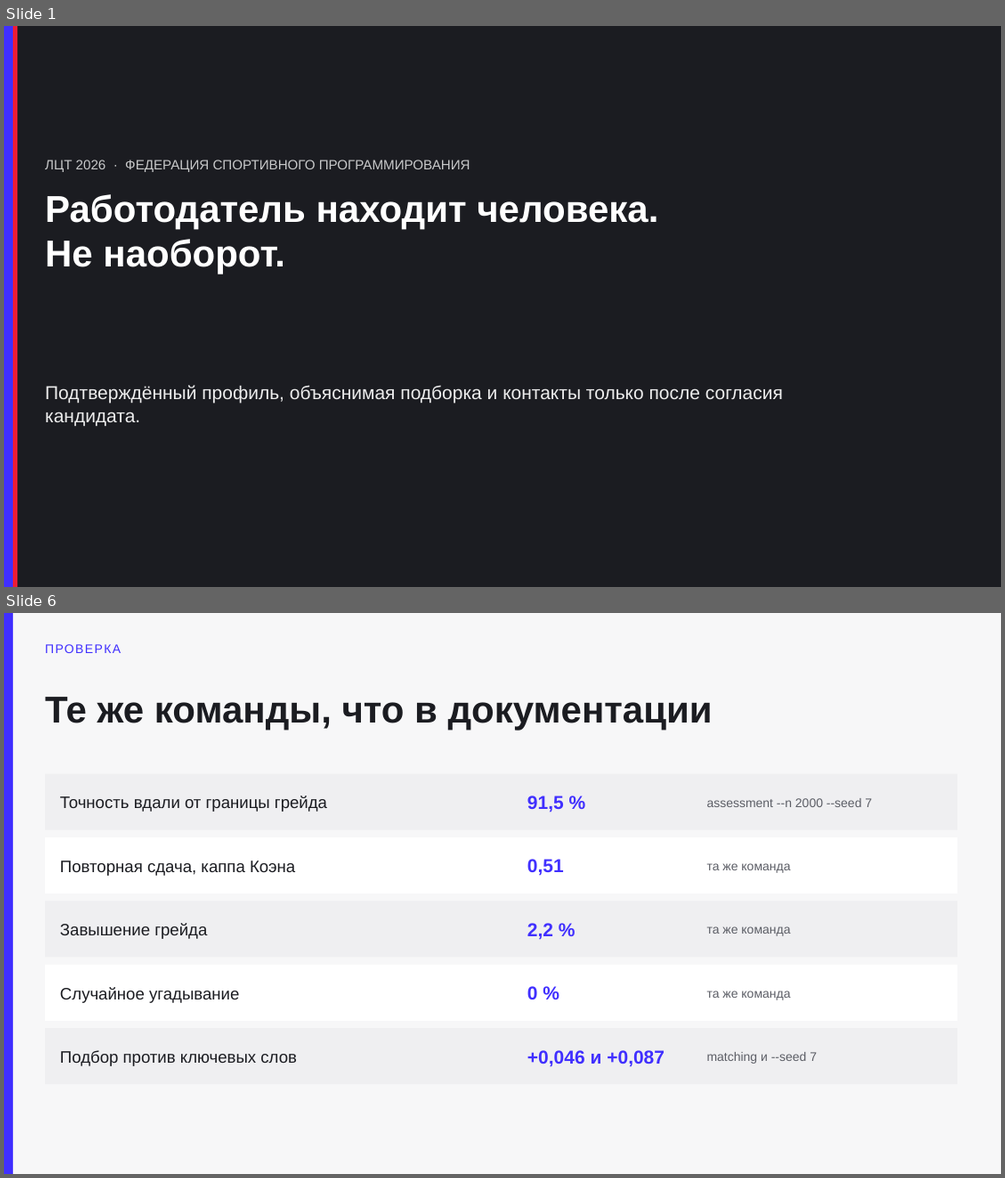
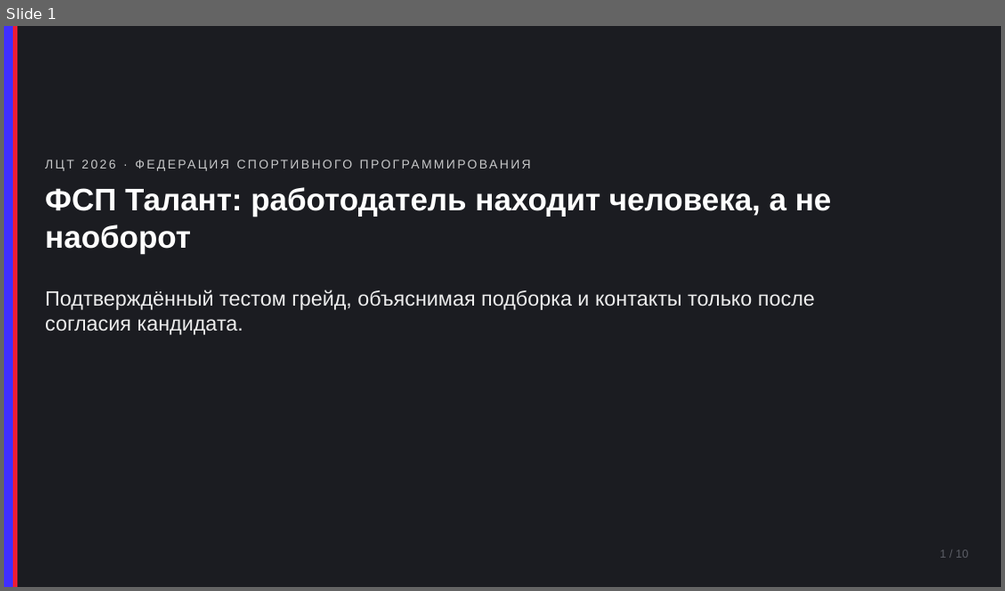
Before and after one commit to KonkovDV/fsp-talent, a slide deck: docs/pitch.pptx. Shown one above the other, each under a label of ours: slides 1 and 6 before the commit, slide 1 after it; the slides between them are not shown. The pictures are 1005x1178 and 1005x591 pixels, drawn with LibreOffice and Linux fonts; fonts in the diff are those of the drawing. Boxes give left, top, right and bottom in pixels: in the first picture for what was removed or moved away, otherwise in the second. Text is boxed around its words. In the diff, an @@ line names an element or a change of style, - is before the commit and + after.

Commit message:
Питч переделан на десять слайдов со скриншотами стенда: HTML, PPTX и PDF собираются из одного источника, у каждой цифры есть команда, а пример оси ФСП закреплён тестом.

```diff
--- a/docs/pitch.pptx
+++ b/docs/pitch.pptx
@@ slide 6 removed at (4, 613, 1001, 1174), background #F7F7F8 @@
@@ rectangle removed at (4, 613, 13, 1174) @@
@@ text removed at (45, 637, 942, 661) @@
-ПРОВЕРКА
@@ text removed at (45, 697, 712, 730) @@
-Те же команды, что в документации
@@ rectangle removed at (45, 774, 957, 830) @@
@@ text removed at (60, 795, 327, 811) @@
-Точность вдали от границы грейда
@@ text removed at (527, 795, 564, 812) @@
-91,5 %
@@ text removed at (707, 798, 872, 807) @@
-assessment --n 2000 --seed 7
@@ rectangle removed at (45, 837, 957, 893) @@
@@ text removed at (60, 860, 295, 876) @@
-Повторная сдача, каппа Коэна
@@ text removed at (527, 859, 564, 876) @@
-0,51
@@ text removed at (707, 863, 790, 873) @@
-та же команда
@@ rectangle removed at (45, 900, 957, 957) @@
@@ text removed at (60, 923, 207, 939) @@
-Завышение грейда
@@ text removed at (527, 923, 553, 940) @@
-2,2 %
@@ text removed at (707, 926, 790, 936) @@
-та же команда
@@ rectangle removed at (45, 965, 957, 1021) @@
@@ text removed at (527, 986, 538, 999) @@
-0 %
@@ text removed at (60, 987, 239, 1003) @@
-Случайное угадывание
@@ text removed at (707, 990, 790, 1000) @@
-та же команда
@@ rectangle removed at (45, 1028, 957, 1084) @@
@@ text removed at (60, 1050, 297, 1066) @@
-Подбор против ключевых слов
@@ text removed at (527, 1050, 664, 1067) @@
-+0,046 и +0,087
@@ text removed at (707, 1052, 817, 1063) @@
-matching и --seed 7
@@ slide 1 changed as well @@
@@ text "ЛЦТ 2026 · ФЕДЕРАЦИЯ СПОРТИВНОГО ..." at (45, 153, 942, 176): size 13 to 12 pt, letter spacing 0 to 2 pt @@
@@ text at (45, 187, 832, 253): text changed; size 36 to 30 pt @@
-Работодатель находит человека.
-Не наоборот.
+ФСП Талант: работодатель находит человека, а не наоборот
@@ text at (45, 289, 815, 335): text changed; size 18 to 20 pt @@
-Подтверждённый профиль, объяснимая подборка и контакты только после согласия кандидата.
+Подтверждённый тестом грейд, объяснимая подборка и контакты только после согласия кандидата.
@@ text added at (939, 549, 968, 557), 11 pt, text #5C5E66 @@
+1 / 10
```
Also in this commit, not shown: 9 slides added, 5 other slides removed, 9 other files.
